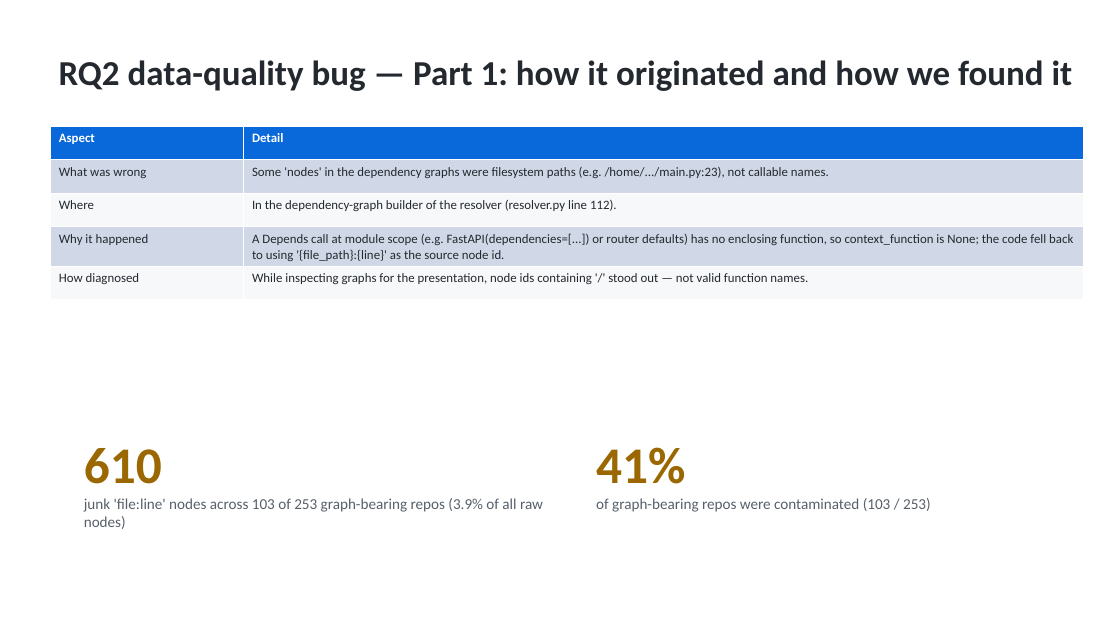
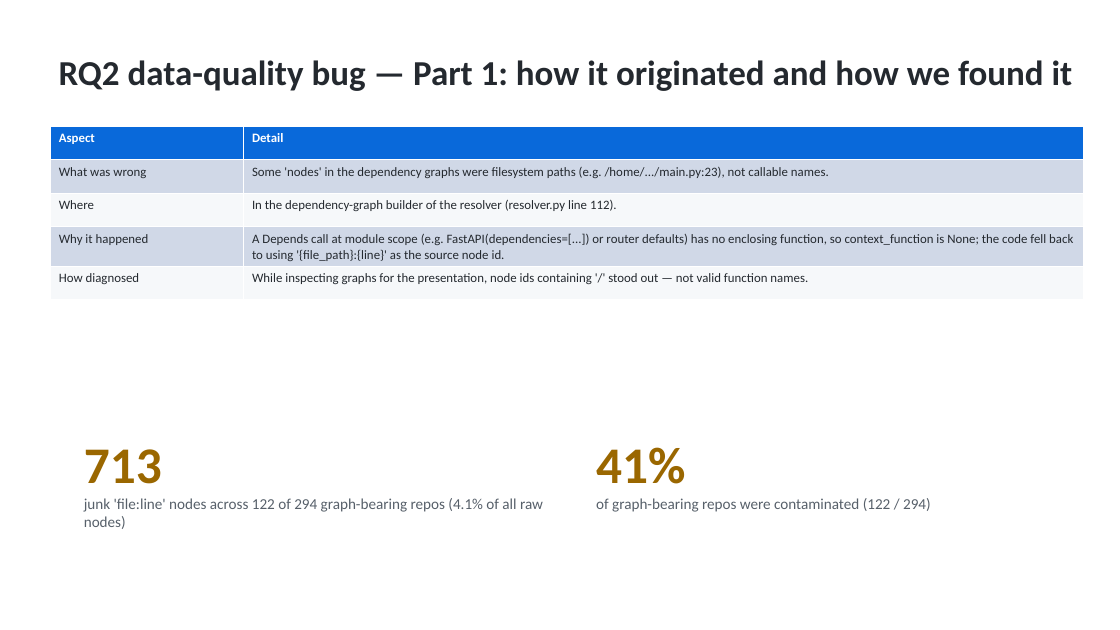
Before and after one commit to codeCrack-01/fastapi-di-empirical-study, a slide deck: slide 15 of analysis/out/fastapi_di_presentation.pptx. Drawn at 1120x630 pixels with LibreOffice and Linux fonts; fonts in the diff are those of the drawing. Boxes give left, top, right and bottom in pixels: in the first picture for what was removed or moved away, otherwise in the second. Text is boxed around its words. In the diff, an @@ line names an element or a change of style, - is before the commit and + after.

```diff
--- a/analysis/out/fastapi_di_presentation.pptx
+++ b/analysis/out/fastapi_di_presentation.pptx
@@ text at (84, 449, 543, 529): text changed @@
-610
-junk 'file:line' nodes across 103 of 253 graph-bearing repos (3.9% of all raw nodes)
+713
+junk 'file:line' nodes across 122 of 294 graph-bearing repos (4.1% of all raw nodes)
@@ text at (596, 498, 931, 512): text changed @@
-of graph-bearing repos were contaminated (103 / 253)
+of graph-bearing repos were contaminated (122 / 294)
```
Also in this commit, not shown: 19 other slides changed, 29 other files.
